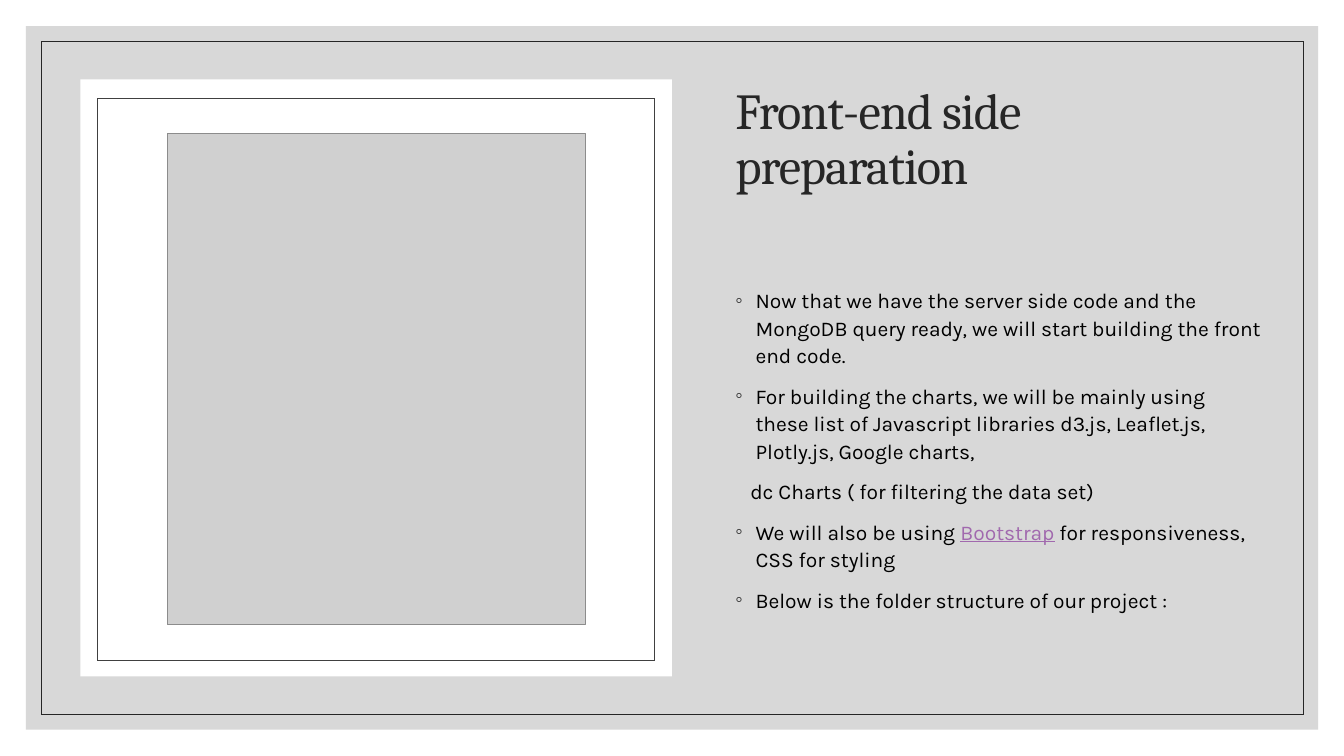
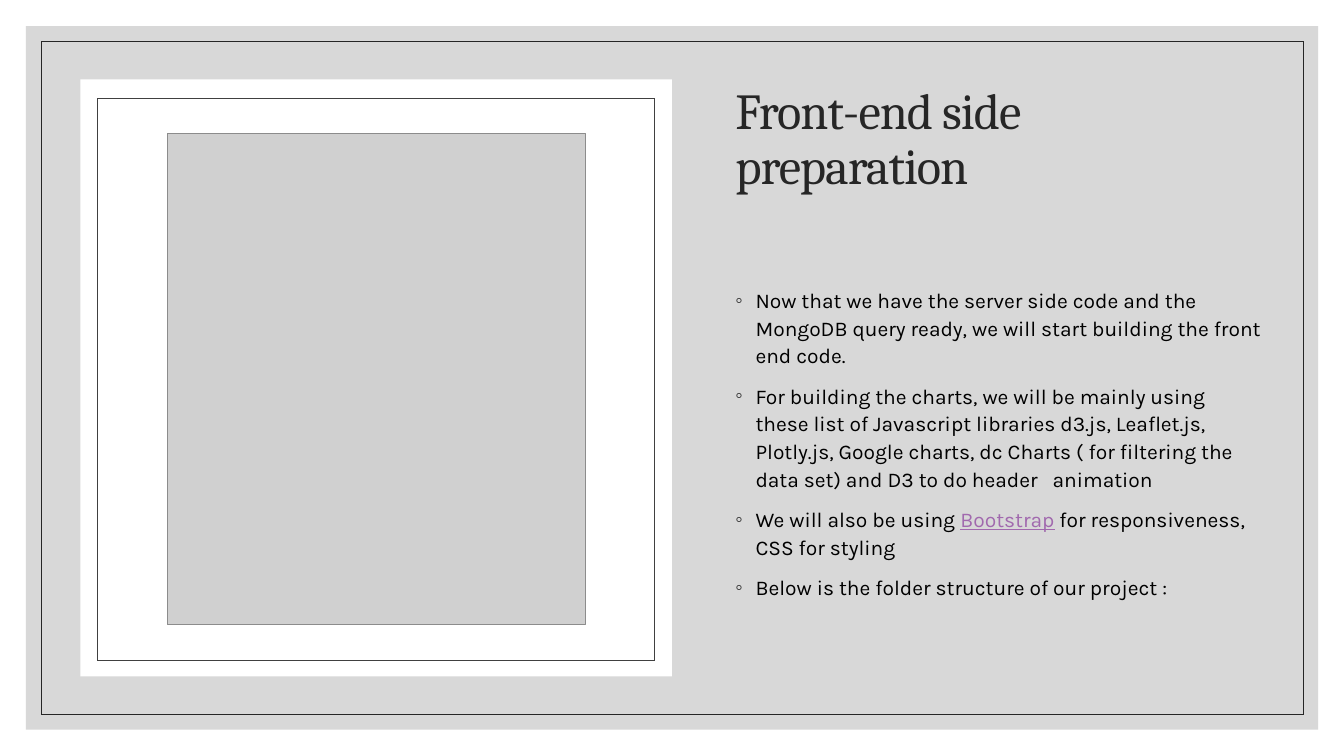
Before and after one commit to alexisperumal/covid-19, a slide deck: slide 11 of Presentation/Project 1 Presentation.pptx. Drawn at 1344x756 pixels with LibreOffice and Linux fonts; fonts in the diff are those of the drawing; grey boxes stand for pictures. Boxes give left, top, right and bottom in pixels: in the first picture for what was removed or moved away, otherwise in the second. Text is boxed around its words. In the diff, an @@ line names an element or a change of style, - is before the commit and + after.

```diff
--- a/Presentation/Project 1 Presentation.pptx
+++ b/Presentation/Project 1 Presentation.pptx
@@ text at box(756, 389, 1232, 489): text changed @@
-◦ For building the charts, we will be mainly using these list of Javascript libraries d3.js, Leaflet.js, Plotly.js, Google charts,
-dc Charts ( for filtering the data set)
+◦ For building the charts, we will be mainly using these list of Javascript libraries d3.js, Leaflet.js, Plotly.js, Google charts, dc Charts ( for filtering the data set) and D3 to do header animation
```
Also in this commit, not shown: 2 slides added.
